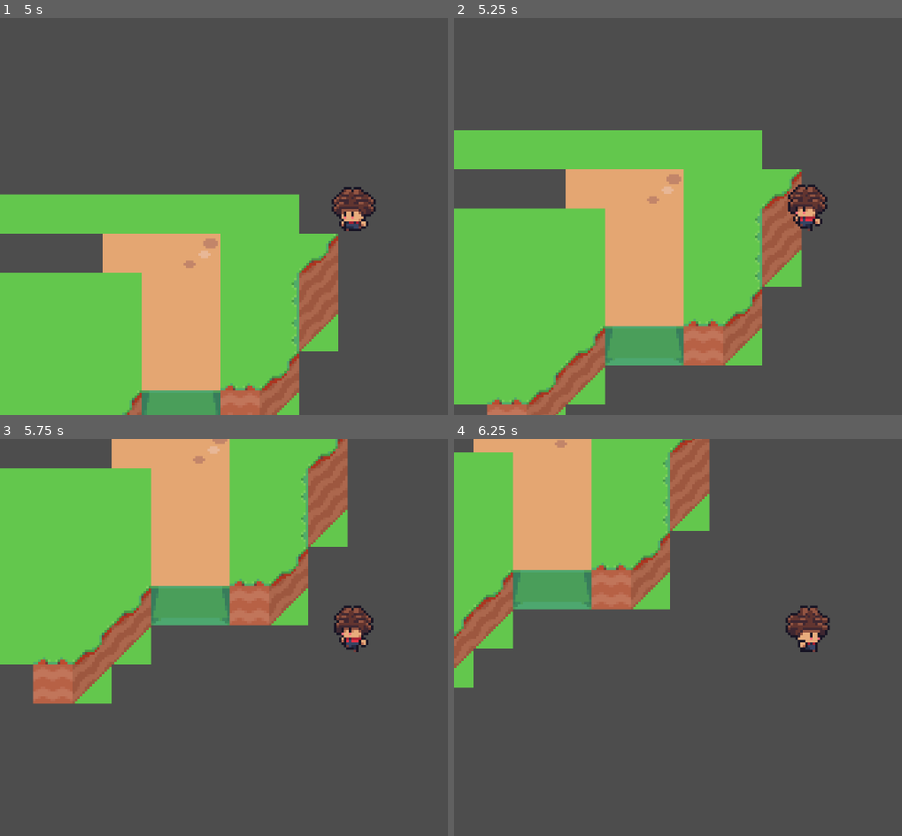
Above: before the commit, frames 1-4 (two rows, left to right).
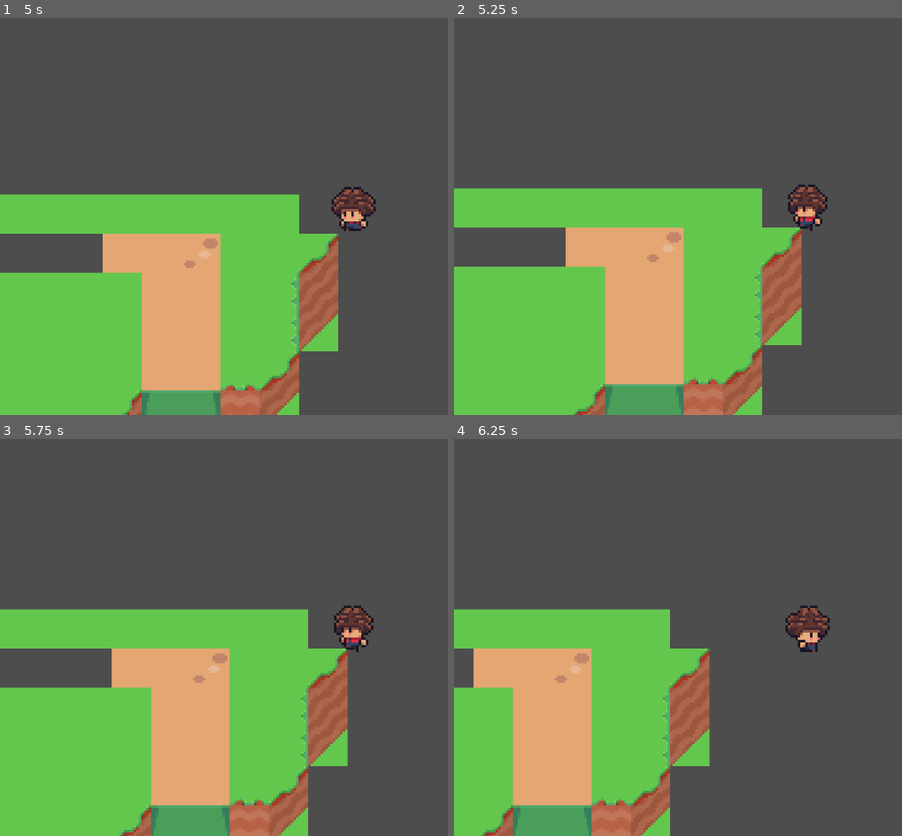
Above: after the commit, the same moments.

Repository: kodzukye/Seeds-of-Success-Godot
Game: Godot game, scene res://Scenes/game.tscn
Same seed, same stepped clock (60 frames per second), same inputs: the game is played once before the commit and once after it.
Inputs:
- Up to frame 1 (5 s): hold D (move_right) 0.53-1.28 s; hold Shift (sprint) 0.53-1.28 s; hold S (move_down) 1.28-2.03 s; tap Shift (sprint) at 1.35, 2.85, 4.35 s; hold D (move_right) 2.03-2.78 s; hold Shift (sprint) 2.03-2.78 s; hold W (move_up) 2.78-3.53 s; hold Shift (sprint) 3.53-4.28 s; hold A (move_left) from 3.53 s (still down)
- Up to frame 2 (5.25 s): release A (move_left) at 5.03 s; hold S (move_down) from 5.03 s (still down); hold Shift (sprint) from 5.03 s (still down)
- Up to frame 3 (5.75 s): keep holding S (move_down); keep holding Shift (sprint)
- Up to frame 4 (6.25 s): release S (move_down) at 5.78 s; release Shift (sprint) at 5.78 s; hold D (move_right) from 5.78 s (still down); tap Shift (sprint) at 5.85 s

Frame 1 is identical in both runs. In frame 2, 30% of the frame differs, in the area x 0-78%, y 28-100%; in frame 3, 69%, in the area x 0-78%, y 0-100%; in frame 4, 52%.

Commit message:
Update game.tscn

Diff:
--- a/Scenes/game.tscn
+++ b/Scenes/game.tscn
@@ -2104,7 +2104,6 @@
 [node name="Ground" type="TileMapLayer" parent="Map"]
 tile_map_data = PackedByteArray("AAAFAAMAAwAHAAQAAAAGAAAAAwAHAAQAAAACAAQAAwAPAAQAAAADAAQAAwARAAQAAAAEAAQAAwALAAQAAAAEAA …(1040 unchanged characters)…
 tile_set = SubResource("TileSet_lnu2h")
-collision_enabled = false
 
 [node name="Template" type="TileMapLayer" parent="Map"]
 tile_set = SubResource("TileSet_lnu2h")
